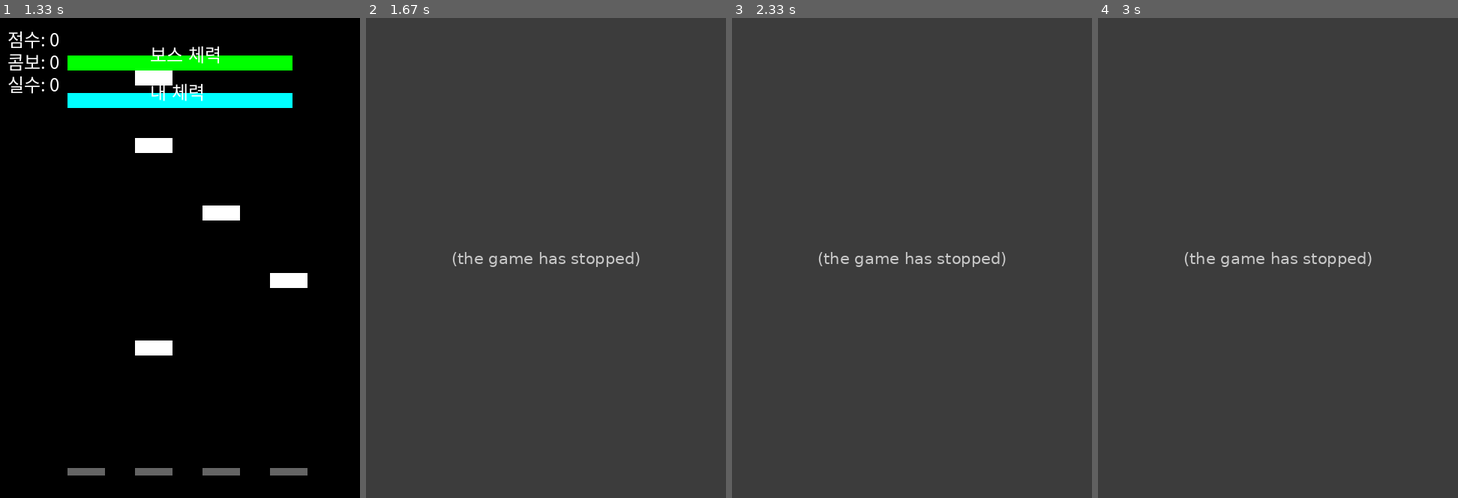
Above: before the commit, frames 1-4 (left to right).
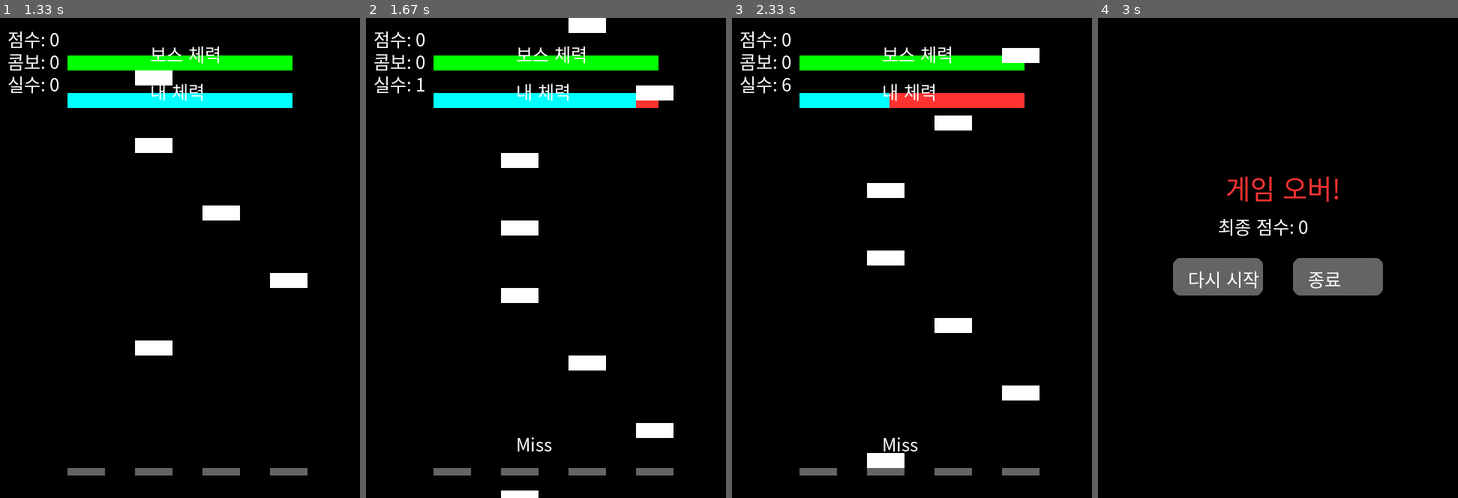
Above: after the commit, the same moments.

Repository: h-0y28/legend-pygame
Game: pygame game, started from leedem.py
The game is run twice, just before and just after one commit, with the same random seed, the same clock (stepped at 60 frames per second) and the same inputs.
Inputs (mouse positions are in pixels of both pictures, inside the frame that each line leads up to):
- Up to frame 1 (1.33 s): click "하드코어" at 0.38 s; click (180, 291) at 0.72 s; click (68, 186) at 1.05 s
- Up to frame 2 (1.67 s): tap J at 1.33 s
- Up to frame 3 (2.33 s): no input
- Up to frame 4 (3 s): click (1267, 176) at 2.55 s; tap 1 at 2.83 s

Frame 1 is identical in both runs. In frame 2, 100% of the frame differs, in the area x 0-100%, y 0-100%; in frame 3, 100%; in frame 4, 100%.
Error before the commit: NameError: name 'keys_held' is not defined (leedem.py line 234); the game stopped at 1.33 s (later frames are placeholders)

Commit message:
fix: 키 누르면 바로 게임 종료되는 현상 고침

Diff:
--- a/leedem.py
+++ b/leedem.py
@@ -215,7 +215,9 @@
 start_time = pygame.time.get_ticks()
 game_active = True
 
-# 게임 루프
+# 키 누름 상태 추적
+keys_held = {k: False for k in key_mapping.keys()}
+
 while game_active:
     screen.fill(BLACK)
     draw_judgeline()
